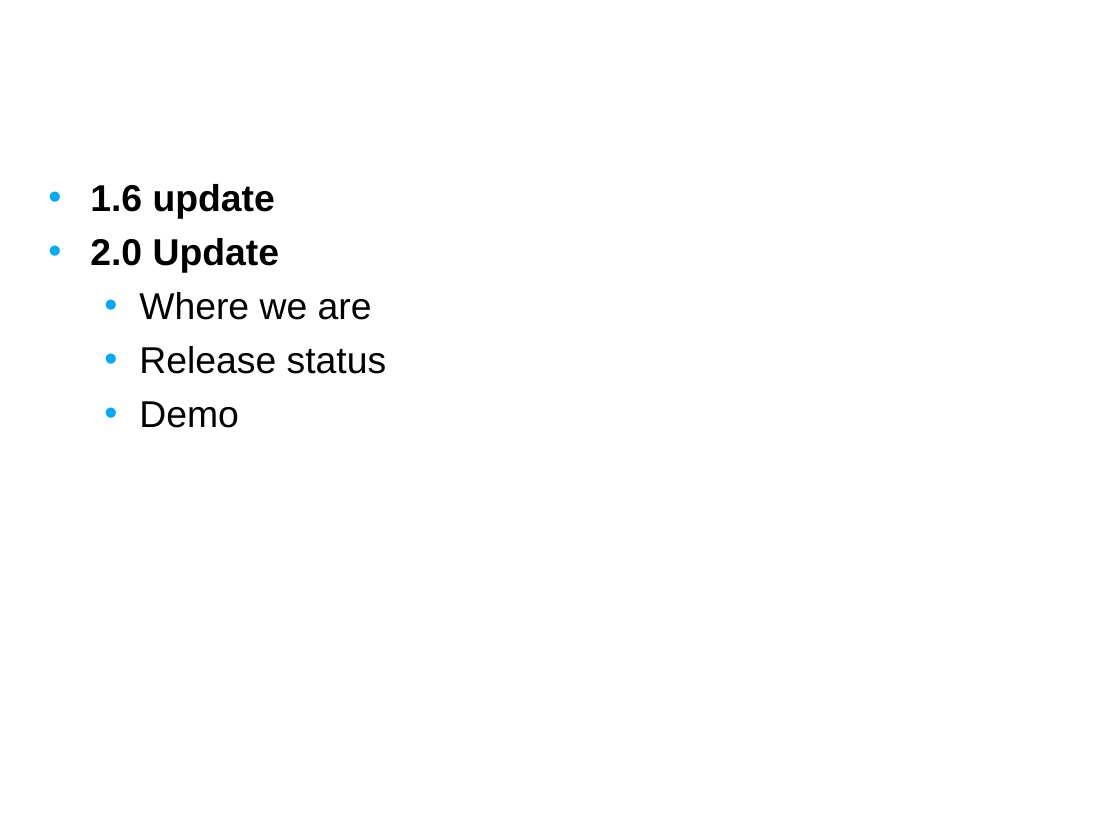
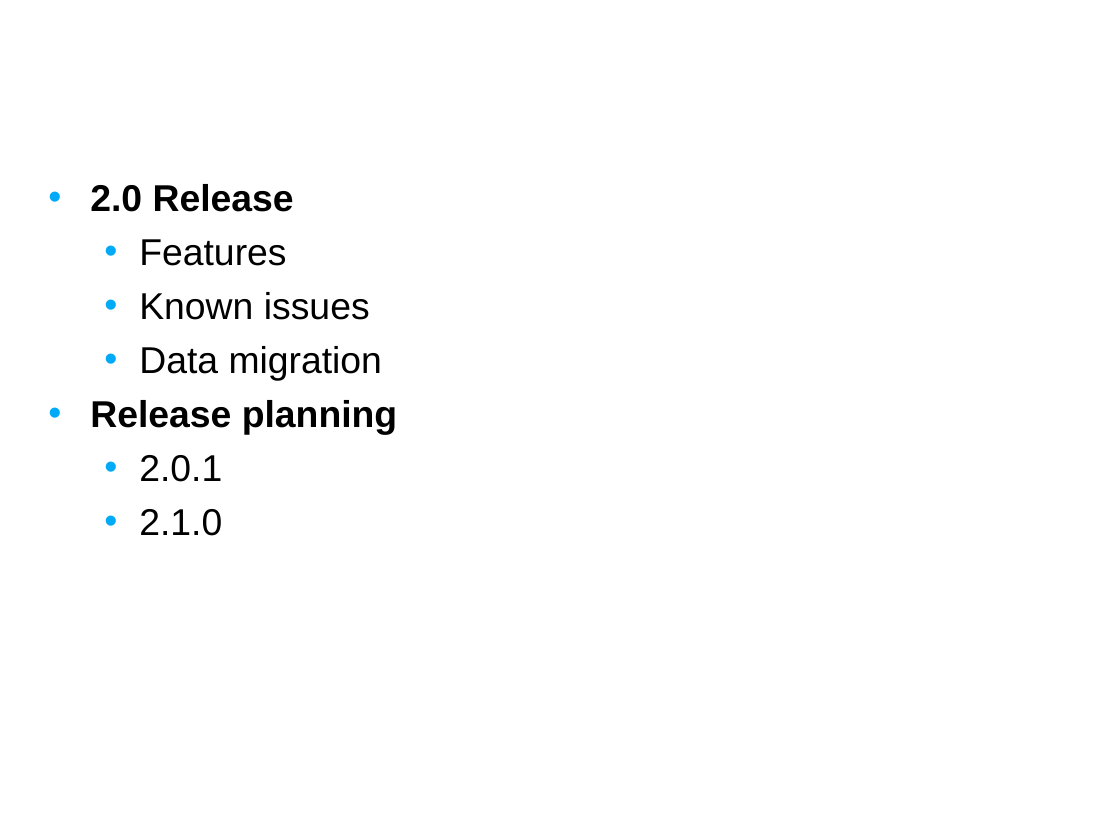
Before and after one commit to NCIP/caarray-docs, a slide deck: slide 2 of project_management/open_meetings/caArray User Community Meeting Dec19.ppt. Drawn at 1120x840 pixels with LibreOffice and Linux fonts; fonts in the diff are those of the drawing; background and template pictures are left out. Boxes give left, top, right and bottom in pixels: in the first picture for what was removed or moved away, otherwise in the second. Text is boxed around its words. In the diff, an @@ line names an element or a change of style, - is before the commit and + after.

```diff
--- a/project_management/open_meetings/caArray User Community Meeting Dec19.ppt
+++ b/project_management/open_meetings/caArray User Community Meeting Dec19.ppt
@@ text at box(90, 184, 397, 536): text changed @@
-• 1.6 update
-• 2.0 Update
-  • Where we are
-  • Release status
-  • Demo
+• 2.0 Release
+  • Features
+  • Known issues
+  • Data migration
+• Release planning
+  • 2.0.1
+  • 2.1.0
```
Also in this commit, not shown: 2 other slides changed.
